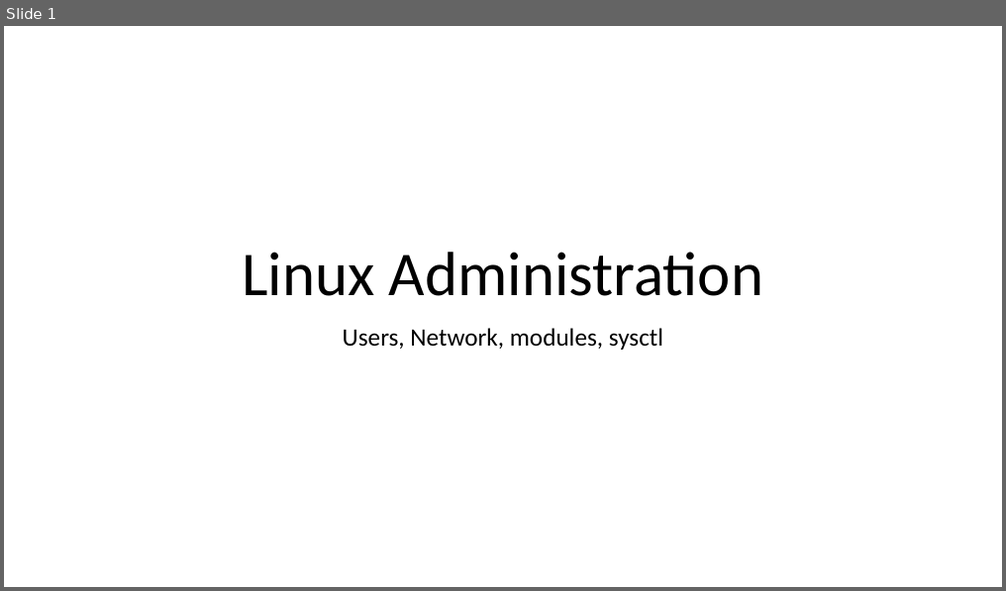
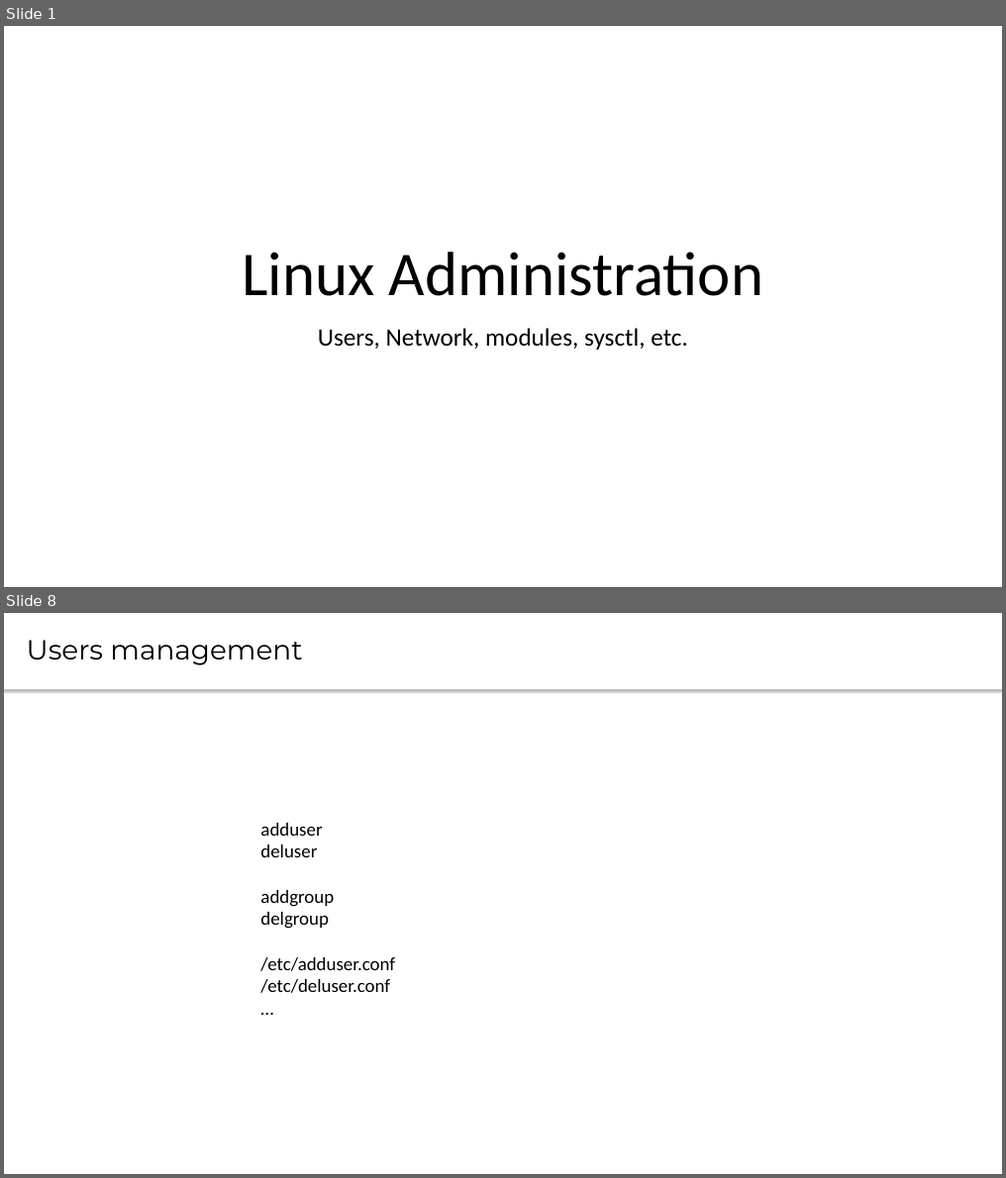
Before and after one commit to CsteerDevops1/lectures_devops2, a slide deck: LinuxAdm/LinuxAdm3.pptx. Shown one above the other, each under a label of ours: slide 1 before the commit, slides 1 and 8 after it; the slides between them are not shown. The pictures are 1006x591 and 1006x1178 pixels, drawn with LibreOffice and Linux fonts; fonts in the diff are those of the drawing. Boxes give left, top, right and bottom in pixels: in the first picture for what was removed or moved away, otherwise in the second. Text is boxed around its words. In the diff, an @@ line names an element or a change of style, - is before the commit and + after.

Commit message:
Added users lecture and homework

```diff
--- a/LinuxAdm/LinuxAdm3.pptx
+++ b/LinuxAdm/LinuxAdm3.pptx
@@ slide 8 added at (4, 613, 1002, 1174), background #FFFFFF @@
@@ text added at (4, 613, 1002, 689), fill #FFFFFF, 26.7 pt, text #000000 @@
+Users management
@@ text added at (260, 823, 395, 993), 18 pt, text #000000 @@
+adduser
+deluser
+addgroup
+delgroup
+/etc/adduser.conf
+/etc/deluser.conf
+…
@@ slide 1 changed as well @@
@@ subtitle at (318, 328, 688, 350): text changed @@
-Users, Network, modules, sysctl
+Users, Network, modules, sysctl, etc.
```
Also in this commit, not shown: 16 other slides added, 1 slide removed, 1 other file.
